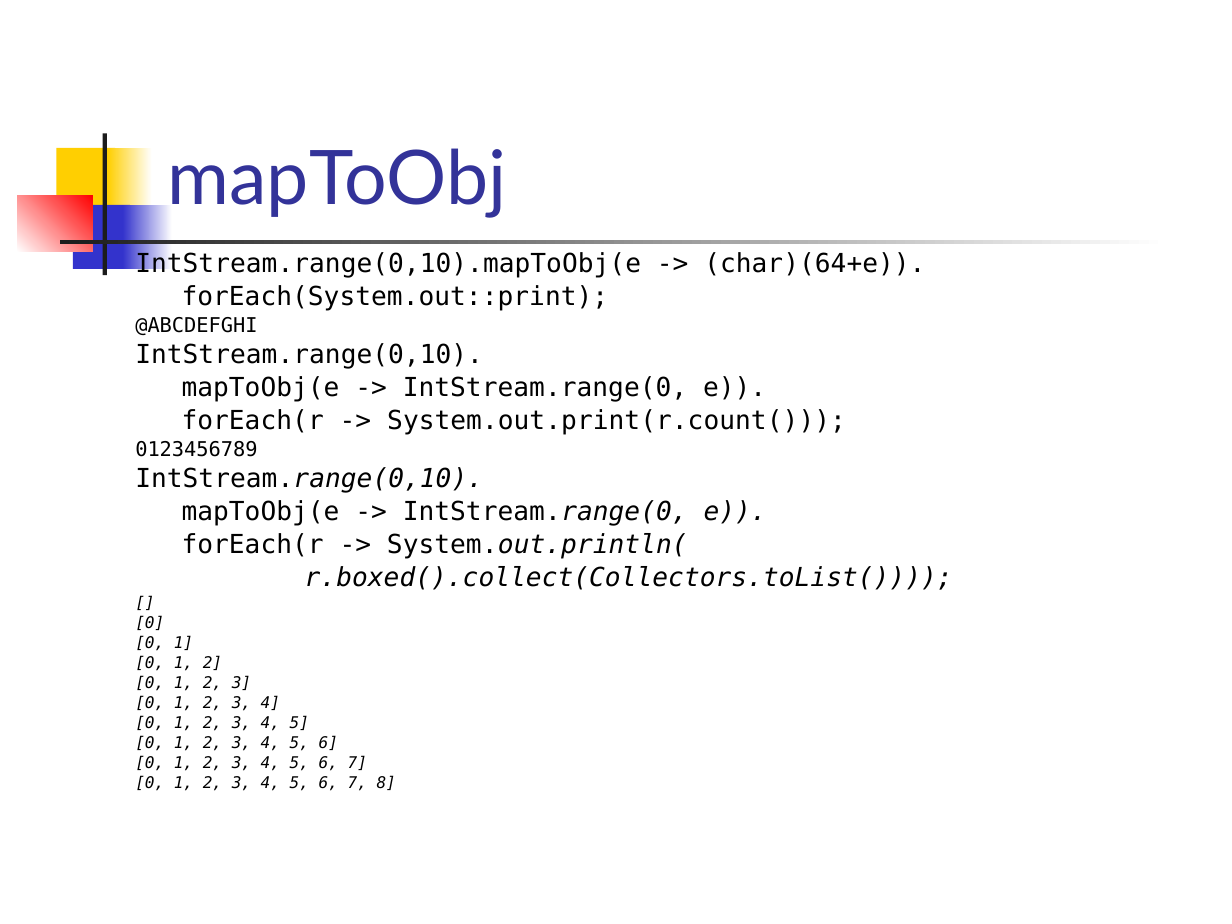
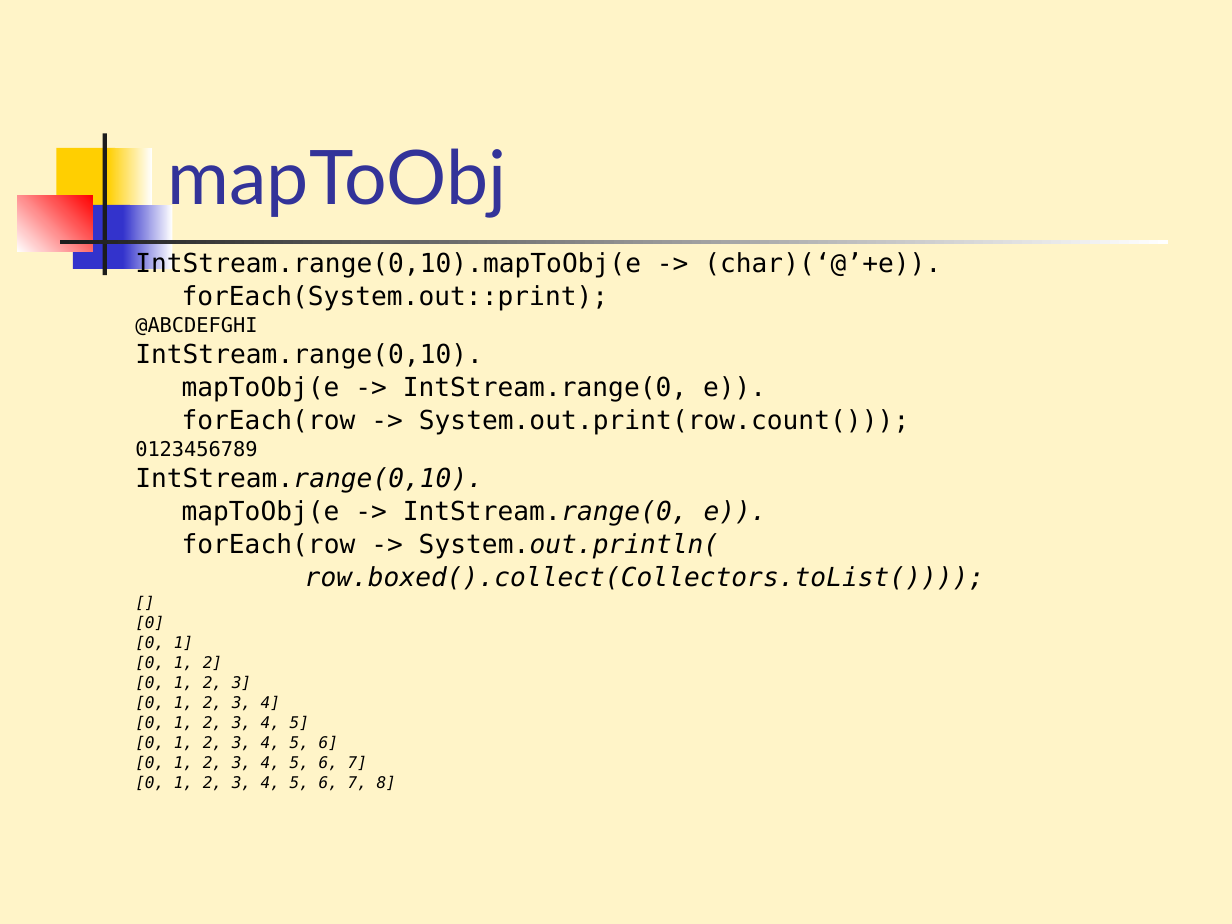
Before and after one commit to Programovanie4/Prednasky, a slide deck: slide 26 of 06Lambda/06_javaStream.ppt (slide 25 before the commit). Drawn at 1232x924 pixels with LibreOffice and Linux fonts; fonts in the diff are those of the drawing. Boxes give left, top, right and bottom in pixels: in the first picture for what was removed or moved away, otherwise in the second. Text is boxed around its words. In the diff, an @@ line names an element or a change of style, - is before the commit and + after.

```diff
--- a/06Lambda/06_javaStream.ppt
+++ b/06Lambda/06_javaStream.ppt
@@ background #FFFFFF to #FFF4C8 @@
@@ text at [135, 251, 941, 277]: text changed @@
-IntStream.range(0,10).mapToObj(e -> (char)(64+e)).
+IntStream.range(0,10).mapToObj(e -> (char)(‘@’+e)).
@@ text at [182, 409, 909, 434]: text changed @@
-forEach(r -> System.out.print(r.count()));
+forEach(row -> System.out.print(row.count()));
@@ text at [182, 533, 985, 590]: text changed @@
-forEach(r -> System.out.println(
-r.boxed().collect(Collectors.toList())));
+forEach(row -> System.out.println(
+row.boxed().collect(Collectors.toList())));
```
Also in this commit, not shown: 29 other slides changed, 5 slides added, 4 slides removed, 1 other file.
